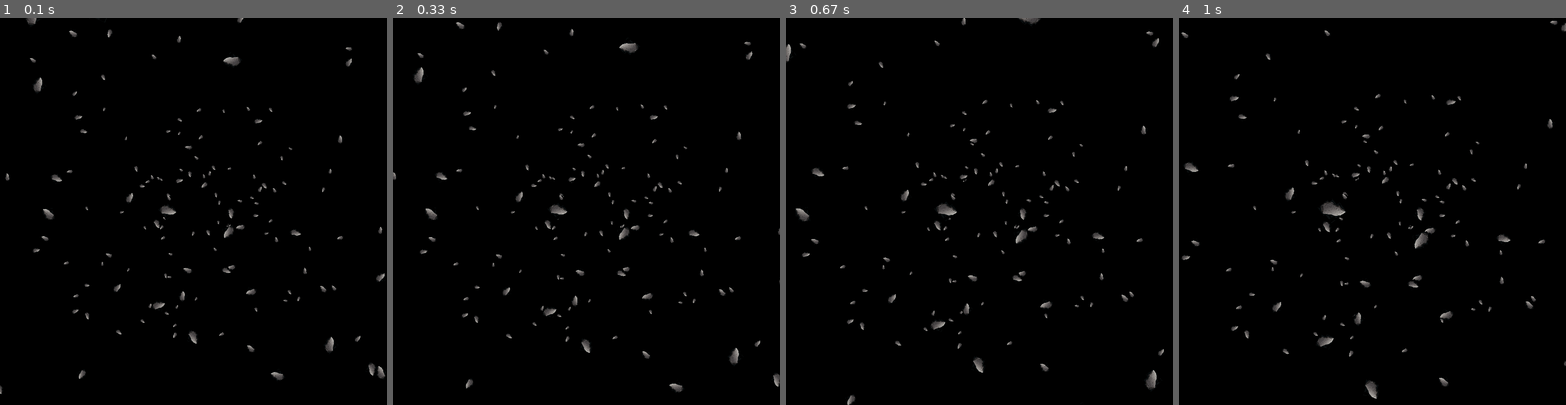
Above: before the commit, frames 1-4 (left to right).
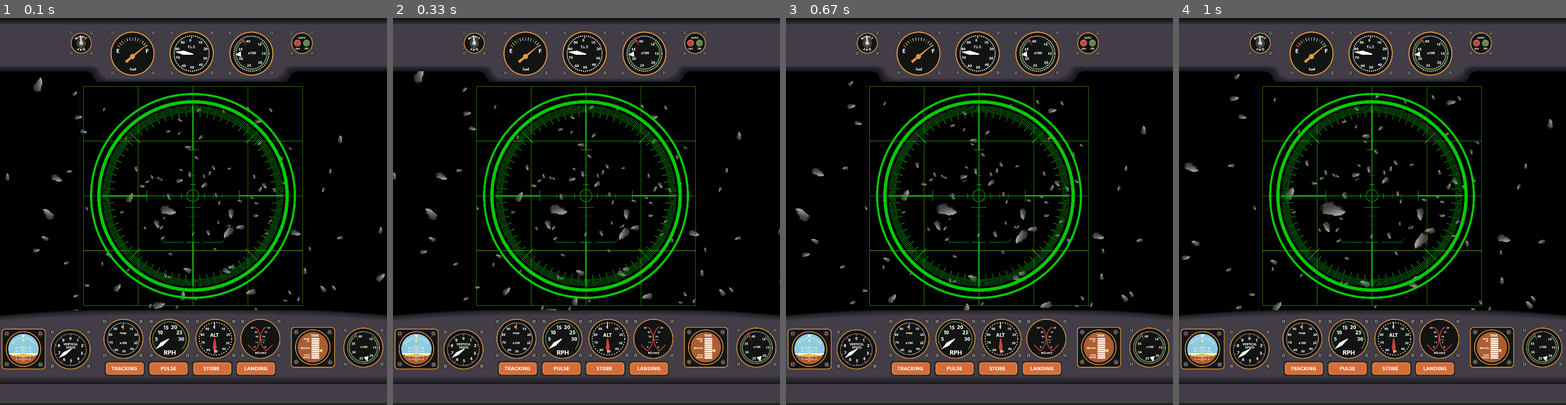
Above: after the commit, the same moments.

Repository: pipipik/py_game_01
Game: pygame game, started from game/saturn_voyager/saturn_voyage.py
Two runs of this game, one before a commit and one after it. Both use one fixed random seed, a clock stepped at 60 frames per second and the inputs below.
Inputs:
- Up to frame 1 (0.1 s): no input
- Up to frame 2 (0.33 s): no input
- Up to frame 3 (0.67 s): no input
- Up to frame 4 (1 s): no input

The runs differ from the first frame. In frame 1, 36% of the frame differs, in the area x 0-100%, y 0-100%; in frame 2, 36%; in frame 3, 36%; in frame 4, 36%.

Commit message:
set_scope

Diff:
--- a/game/saturn_voyager/saturn_voyage.py
+++ b/game/saturn_voyager/saturn_voyage.py
@@ -14,6 +14,7 @@
   ship = [0, 0] # 自機の座標
   speed = 25 # スピード(時間経過と共に加速)
   rock_image = pygame.image.load("rock.png") # 隕石_image
+  scope_image = pygame.image.load("scope.png") # 自機_image
 
   while len(stars) < 200: # 隕石を200個(x, y, z)座標と回転角をランダムに配置
     stars.append({
@@ -31,6 +32,7 @@
     for star in stars:
       star["pos"][2] -= speed # z座標をスピード分減らす(近づける)
 
+    # 描画
     SURFACE.fill((0, 0, 0)) # ウィンドウを黒色(R,G,B)に塗りつぶす
     stars = sorted(stars, key=lambda x: x["pos"][2], reverse=True) # x["pos"][2](z軸)の大きい順にソート
     for star in stars:
@@ -45,6 +47,8 @@
       rotated = pygame.transform.rotozoom(rock_image, star["theta"], size / 145)
       SURFACE.blit(rotated, (xpos, ypos))
 
+    SURFACE.blit(scope_image, (0, 0)) # 自機の描画
+
     pygame.display.update() # プログラム中に描画した内容を画面に反映
     FPSCLOCK.tick(15) # 1秒間に15回ループが実行
 
